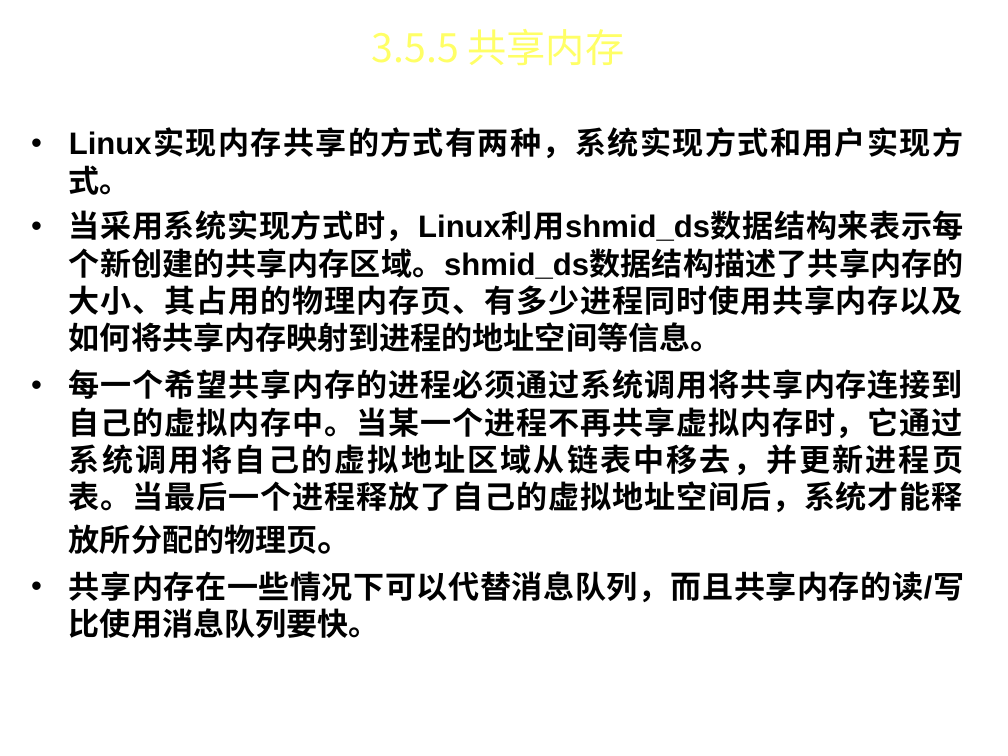
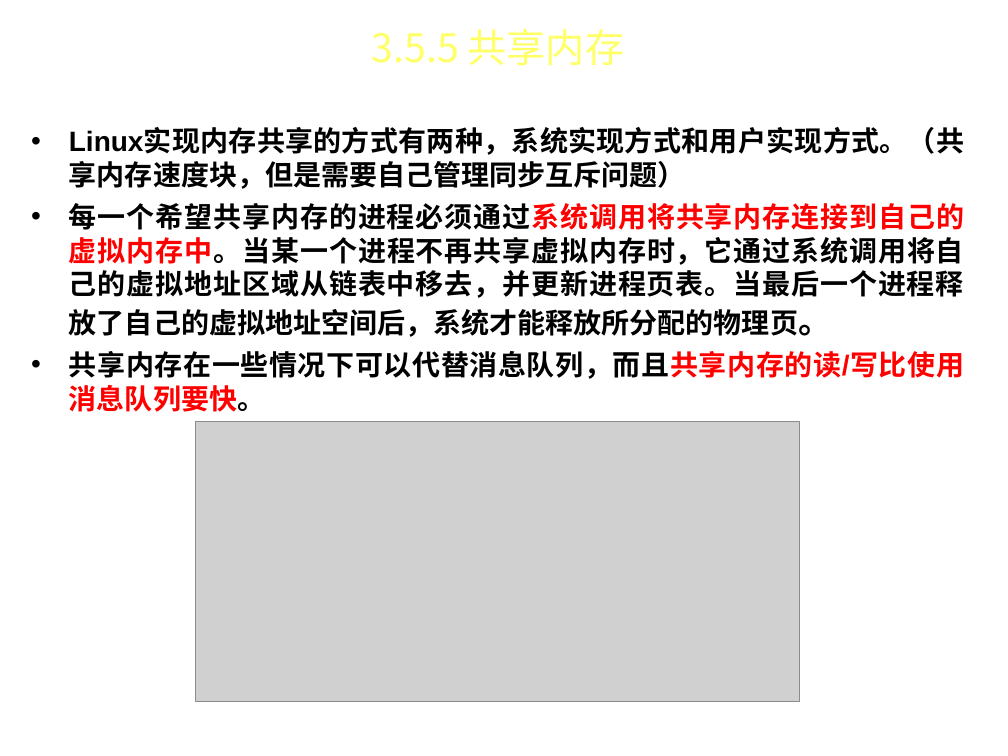
Before and after one commit to FourierAI/Operating-system, a slide deck: slide 46 of 操作系统-第3章.ppt (slide 55 before the commit). Drawn at 1008x756 pixels with LibreOffice and Linux fonts; fonts in the diff are those of the drawing; grey boxes stand for pictures; background and template pictures are left out. Boxes give left, top, right and bottom in pixels: in the first picture for what was removed or moved away, otherwise in the second. Text is boxed around its words. In the diff, an @@ line names an element or a change of style, - is before the commit and + after.

```diff
--- a/操作系统-第3章.ppt
+++ b/操作系统-第3章.ppt
@@ text at (x1=69, y1=129, x2=964, y2=189): text changed; size 22.2 to 20 pt @@
-• Linux实现内存共享的方式有两种，系统实现方式和用户实现方式。
-• 当采用系统实现方式时，Linux利用shmid_ds数据结构来表示每个新创建的共享内存区域。shmid_ds数据结构描述了共享内存的大小、其占用的物理内存页、有多少进程同时使用共享内存以及如何将共享内存映射到进程的地址空间等信息。
+• Linux实现内存共享的方式有两种，系统实现方式和用户实现方式。（共享内存速度块，但是需要自己管理同步互斥问题）
@@ text at (x1=69, y1=203, x2=964, y2=412): size 22.2 to 20 pt, text colour #000000 to #FF0000 in "每一个希望共享内存的进程必须通过系统调用将共享内存连接到自己的虚拟内存中。当某一个进程不再共享虚拟内存时，它通过系统调用 ...", "共享内存在一些情况下可以代替消息队列，而且共享内存的读/写比使用消息队列要快。"; size 25.9 to 24 pt in "每一个希望共享内存的进程必须通过系统调用将共享内存连接到自己的虚拟内存中。当某一个进程不再共享虚拟内存时，它通过系统调用 ..."; less space between paragraphs @@
@@ picture added at (x1=196, y1=421, x2=799, y2=702) @@
```
Also in this commit, not shown: 6 other slides changed, 5 slides added, 14 slides removed.
